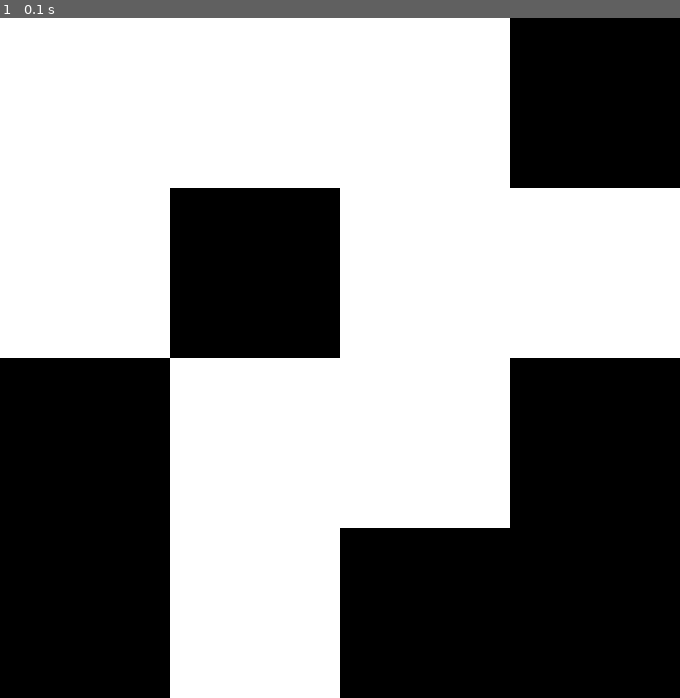
Above: before the commit, frame 1.
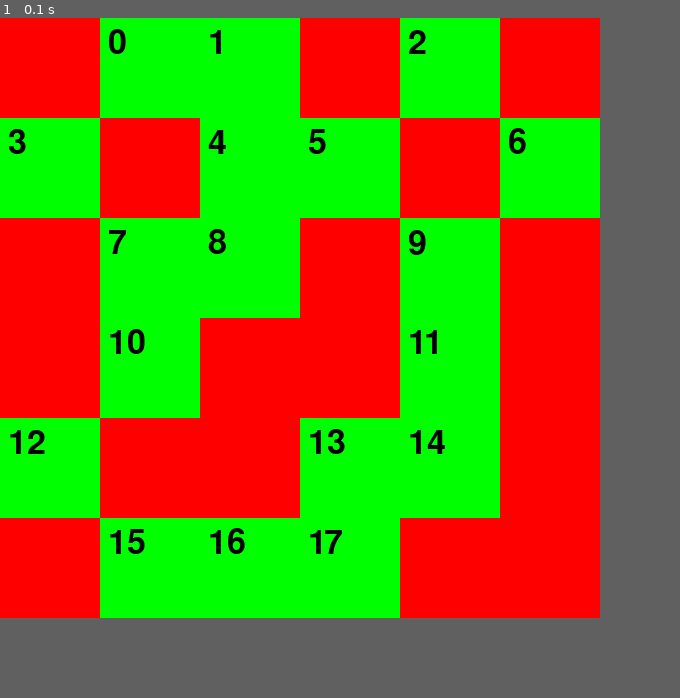
Above: after the commit, the same moment.

Repository: NoeBaru/python_sistemi-Reti
Game: pygame game, started from esercizi_python/es062(robot).py
Two runs of this game, one before a commit and one after it. Both use one fixed random seed, a clock stepped at 60 frames per second and the inputs below.
Inputs:
- Up to frame 1 (0.1 s): no input
In our replay, the window is 680x680 before the commit and 600x600 after it. These sizes can differ from the game's own. Grey fills any space a smaller window leaves; there, only what the larger window draws over its background counts as a difference.

The runs differ from the first frame. In frame 1, 84% of the frame differs, in the area x 0-100%, y 0-100%.

Commit message:
I added the code fix

Diff:
--- a/esercizi_python/es062(robot).py
+++ b/esercizi_python/es062(robot).py
@@ -1,38 +1,81 @@
-import csv
 import pygame
 
-def leggiFilCsv(nomeFile):
-    matrice = []
-    with open(nomeFile, 'r') as file:
-        lettoreCsv = csv.reader(file)
-        for riga in lettoreCsv:
-            matrice.append([int(valore) for valore in riga])
-    return matrice
+LATOX = 100
+LATOY = 100
 
-def disegnaMat(matrice):
-    righe = len(matrice)
-    colonne = len(matrice[0])
-    dimensioneCella = 170
-    blackColor = (255, 255, 255)
-    whiteColor = (0, 0, 0)
+class Cella():
+    def __init__(self, n):
+        self.size = (LATOX, LATOY)
+        self.num = n
+        self.numerata = True
+        if n != 0:
+            self.color = "red"
+            self.numerata = False
+        else:
+            self.color = "green"
+        self.surf = pygame.Surface(self.size)
+        self.surf.fill(self.color)
 
-    pygame.init()
-    finestra = pygame.display.set_mode((colonne * dimensioneCella, righe * dimensioneCella))
+def mat2d_adiacenze(m: list[list]):
+    return {i: [j for j, n in enumerate(m[i]) if n != 0] for i in range(len(m))}
 
-    while True:
-        for evento in pygame.event.get():
-            if evento.type == pygame.QUIT:
-                pygame.quit()
-                quit()
+def matrice_da_file(nome_file: str):
+    mat = []
+    with open(nome_file, "r") as file:
+        for riga in file.readlines():
+            t = riga.split(", ")
+            mat.append([int(stringa[0]) for stringa in t])
+    return mat
 
-        finestra.fill((255, 255, 255)) #nero
+def disegna_matrice(screen: pygame.Surface, mat: list[list[Cella]]):
+    text = pygame.font.Font(size = LATOX // 2)
+    numero_in_cella = 0
+    for i, riga in enumerate(mat):
+        y = LATOY * i
+        for j, cella in enumerate(riga):
+            screen.blit(cella.surf, (LATOX * j, y))
+            if cella.numerata:
+                surf = text.render(f"{numero_in_cella}", True, "black")
+                rect = surf.get_rect()
+                rect.topleft= (LATOX * j + 8, y + 8)
+                screen.blit(surf, rect)
+                numero_in_cella += 1
+    pygame.display.update()
 
-        for riga in range(righe):
-            for colonna in range(colonne):
-                colore = whiteColor if matrice[riga][colonna] == 1 else blackColor #bianco, altrimenti nero
-                pygame.draw.rect(finestra, colore, (colonna * dimensioneCella, riga * dimensioneCella, dimensioneCella, dimensioneCella))
 
-        pygame.display.update()
+def matrice_numerata(mat):
+    mat_numerata = []
+    numero_cella = 0
+    for riga in mat:
+        nuova_riga = []
+        for cella in riga:
+            if cella != 0:
+                nuova_riga.append(-1)
+            else:
+                nuova_riga.append(numero_cella)
+                numero_cella += 1
+        mat_numerata.append(nuova_riga)
+    return mat_numerata
+
+def celleLibereAdiacenti(mappa):
+    diz = {}
+    for i, riga in enumerate(mappa):
+        for j, colonna in enumerate(riga):
+            if mappa[i][j] > -1:
+                diz[mappa[i][j]] = []
+                if i > 0:
+                    if mappa[i - 1][j] > -1:
+                        diz[mappa[i][j]].append(mappa[i - 1][j])
+                if i+1 < len(mappa):
+                    if mappa[i + 1][j] > -1:
+                        diz[mappa[i][j]].append(mappa[i + 1][j])
+                if j > 0:
+                    if mappa[i][j - 1] > -1:
+                        diz[mappa[i][j]].append(mappa[i][j - 1])
+                if j + 1 < len(riga):
+                    if mappa[i][j + 1] > -1:
+                        diz[mappa[i][j]].append(mappa[i][j + 1])
+    return diz
 
 def main():
     """
@@ -40,16 +83,37 @@
     date: 05/02/2024
     es. 062 robot
     text: fare file csv contenente
-    0, 0, 0, 1
-    0, 1, 0, 0
-    1, 0, 0, 1
-    1, 0, 1, 1
+    3, 0, 0, 1, 0, 1
+    0, 1, 0, 0, 0, 0
+    1, 0, 0, 1, 1, 1
+    1, 0, 1, 1, 1, 0
+    0, 1, 1, 1, 0, 0
+    0, 0, 1, 0, 0, 0
     che deve essere aperto dal programma e deve creare una matrice.
-    (facoltativo) una volta ottenuta la matrice, disegnarlo in pygame
+    (facoltativo) una volta ottenuta la matrice, disegnarlo in pygame. Per ogni cella libera trovare se intorno è libera o meno
     """
-    nomeFile = 'es062.csv'
-    matrice = leggiFilCsv(nomeFile)
-    disegnaMat(matrice)
+
+    pygame.init()
+    clock = pygame.time.Clock()
+    m = matrice_da_file("es062.csv")
+
+    screen = pygame.display.set_mode((LATOX * len(m), LATOY * len(m[0])))
+    celle = [[Cella(n) for n in riga] for riga in m]
+    disegna_matrice(screen, celle)
+
+    m_numerata = matrice_numerata(m)
+
+    #print(m_numerata)
+
+    diz_adiac = celleLibereAdiacenti(m_numerata)
+    print(diz_adiac)
+
+    while True:
+        for event in pygame.event.get():
+            if event.type == pygame.QUIT:
+                pygame.quit()
+                exit()
+        clock.tick(60)
 
 if __name__ == "__main__":
     main()
--- a/esercizi_python/es062.csv
+++ b/esercizi_python/es062.csv
@@ -1,4 +1,6 @@
-0, 0, 0, 1
-0, 1, 0, 0
-1, 0, 0, 1
-1, 0, 1, 1
+3, 0, 0, 1, 0, 1
+0, 1, 0, 0, 1, 0
+1, 0, 0, 1, 0, 1
+1, 0, 1, 1, 0, 1
+0, 1, 1, 0, 0, 1
+1, 0, 0, 0, 1, 1
--- /dev/null
+++ b/esercizi_python/es063(giocoRobot).py
@@ -0,0 +1,10 @@
+def main():
+    """
+    Author: Noemi Baruffolo
+    date: 20/03/2024
+    es. 063 gioco robot
+    text: robot che si muove con le frecce, controllando se è libero o ha otsacoli, partendo dal dizionario es062
+    """
+    pass
+if __name__ == "__main__":
+    main()
